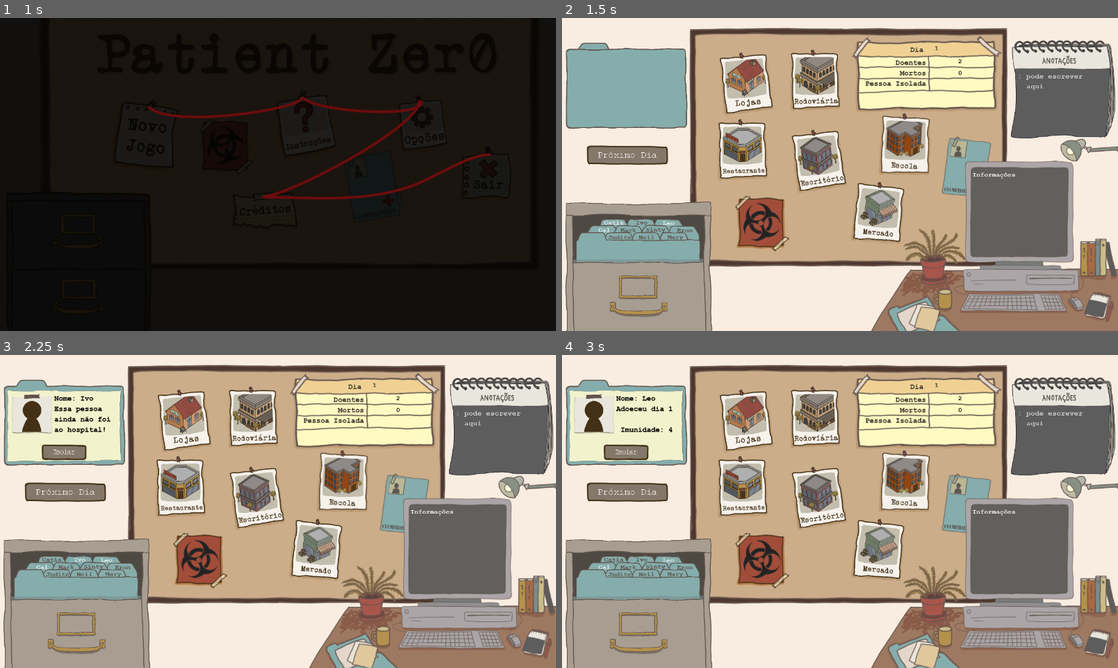
Above: before the commit, frames 1-4 (two rows, left to right).
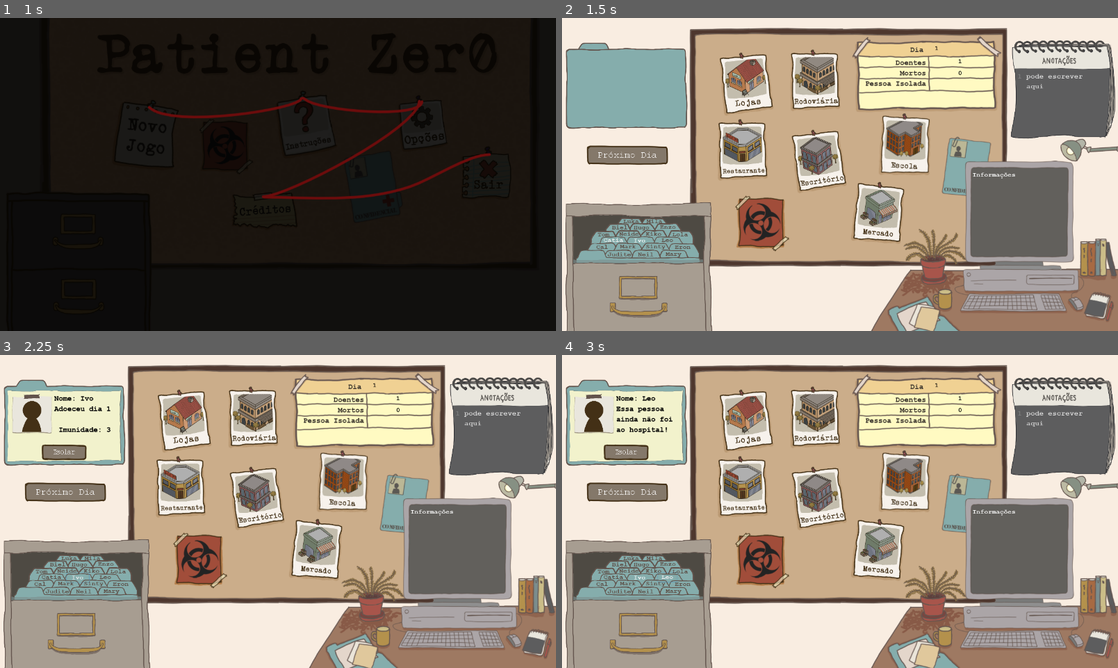
Above: after the commit, the same moments.

Repository: claraig/PatientZero
Game: Godot game, scene res://scenes/Menu.tscn
The game is run twice, just before and just after one commit, with the same random seed, the same clock (stepped at 60 frames per second) and the same inputs.
Inputs (mouse positions are in pixels of both pictures, inside the frame that each line leads up to):
- Up to frame 1 (1 s): click (144, 136) at 0.5 s
- Up to frame 2 (1.5 s): click "Catia" at 1.25 s
- Up to frame 3 (2.25 s): click "Ivo" at 2 s
- Up to frame 4 (3 s): click "Leo" at 2.75 s

Frame 1 is identical in both runs. In frame 2, 1.9% of the frame differs, in the area x 0-72%, y 13-100%; in frame 3, 2.1%; in frame 4, 2.1%.

Commit message:
dificulty level

Diff:
--- a/project.godot
+++ b/project.godot
@@ -17,6 +17,10 @@
 
 config/name="p_zero_menu"
 run/main_scene="res://scenes/Menu.tscn"
+
+[autoload]
+
+Configuracoes="*res://scripts/configuracoes.gd"
 
 [display]
 
--- a/scenes/town.tscn
+++ b/scenes/town.tscn
@@ -22,7 +22,7 @@
 [ext_resource path="res://Fonts/courier_bold.tres" type="DynamicFont" id=20]
 [ext_resource path="res://assets/autoral/notepad.png" type="Texture" id=21]
 [ext_resource path="res://assets/autoral/Fichas/ficha_aberta.png" type="Texture" id=22]
-[ext_resource path="res://assets/autoral/Fichas/arquivo.png" type="Texture" id=23]
+[ext_resource path="res://assets/autoral/Fichas/arquivo2.png" type="Texture" id=23]
 [ext_resource path="res://assets/autoral/Locais/shopping-hover.png" type="Texture" id=24]
 [ext_resource path="res://assets/autoral/Locais/escola-hover.png" type="Texture" id=25]
 [ext_resource path="res://assets/autoral/Locais/restaurante-hover.png" type="Texture" id=26]
@@ -67,6 +67,9 @@
 [ext_resource path="res://assets/autoral/Lugares/rodoviariaB.png" type="Texture" id=65]
 [ext_resource path="res://assets/menu/inicial/ficha.png" type="Texture" id=66]
 [ext_resource path="res://assets/menu/inicial/simbolo.png" type="Texture" id=67]
+[ext_resource path="res://assets/autoral/Fichas/arquivo-fundo.png" type="Texture" id=68]
+[ext_resource path="res://assets/autoral/Fichas/arquivo-muito-dificil.png" type="Texture" id=69]
+[ext_resource path="res://assets/autoral/Fichas/arquivo-dificil.png" type="Texture" id=70]
 
 [sub_resource type="GDScript" id=1]
 script/source = "extends Node2D
@@ -94,7 +97,7 @@
 
 	$canvas_jornal/bJornal.show() #background escuro
 	get_node('Sons/turno').play()
-	pessoas = get_node(\"Population\").get_children()
+	pessoas = get_node(\"Population\").listaPessoas
 	print(pessoas)
 	lugares = get_node(\"Places\").get_children()
 	_passarTurno()
@@ -306,30 +309,38 @@
 
 var isolado:String = \"\"
 var selecionado:String = \"\"
+var dificuldade:int
+var listaPessoas:Array
 
 # Called when the node enters the scene tree for the first time.
 func _ready():
+	dificuldade = get_node(\"/root/Configuracoes\").dificuldade
 	_inicializaPessoas()
 	_inicializarPacienteZero()
 	_printPessoas()
 
 
 func _inicializaPessoas():
-	var listaPessoas = get_children()
+	listaPessoas = get_children()
+	if(dificuldade >= 1):
+		print(\"add 1\")
+		listaPessoas+=get_parent().get_node(\"PopulationDificil\").get_children()
+	if (dificuldade == 2):
+		print(\"add 2\")
+		listaPessoas+=get_parent().get_node(\"PopulationMuitoDificil\").get_children()
 	for n in listaPessoas :
 		randomize()
 		n.imunidade = rand_range(3,5)
+		n.get_child(0).show()
 
 func _inicializarPacienteZero():
 	randomize()
-	var listaPessoas = get_children()
 	print(listaPessoas.size())
 	var sorteado = rand_range(0, listaPessoas.size())
 	listaPessoas[sorteado].pacienteZero = true
 
 
 func _printPessoas():
-	var listaPessoas = get_children()
 	for n in listaPessoas :
 		print(n.name)
 		print(\"Imunidade\")
@@ -341,7 +352,7 @@
 # Isolar pessoa
 
 func _on_Button_button_down():
-		for p in get_children():
+		for p in listaPessoas:
 			p.get_node(\"Button\").disabled = false
 			if(p.name == selecionado && !p.morta):
 				p.get_node(\"Button\").disabled = true
@@ -352,6 +363,18 @@
 # Called every frame. 'delta' is the elapsed time since the previous frame.
 #func _process(delta):
 #	pass
+
+
+func _on_dificil_ready():
+	if(get_node(\"/root/Configuracoes\").dificuldade < 1):
+		get_parent().get_node(\"Fichas/Arquivo/dificil\").hide()
+	pass # Replace with function body.
+
+
+func _on_muitoDificil_ready():
+	if(get_node(\"/root/Configuracoes\").dificuldade < 2):
+		get_parent().get_node(\"Fichas/Arquivo/muitoDificil\").hide()
+	pass # Replace with function body.
 "
 
 [sub_resource type="GDScript" id=9]
@@ -649,10 +672,24 @@
 texture = ExtResource( 22 )
 
 [node name="Arquivo" type="Sprite" parent="Fichas"]
-position = Vector2( 14.9935, 453.464 )
+position = Vector2( 14.9935, 454.824 )
 scale = Vector2( 0.288485, 0.288485 )
 z_index = -1
 texture = ExtResource( 23 )
+
+[node name="dificil" type="Sprite" parent="Fichas/Arquivo"]
+position = Vector2( -12.7405, 12.7406 )
+z_index = -1
+texture = ExtResource( 70 )
+
+[node name="muitoDificil" type="Sprite" parent="Fichas/Arquivo"]
+position = Vector2( 0, 5.09631 )
+z_index = -2
+texture = ExtResource( 69 )
+
+[node name="fundo" type="Sprite" parent="Fichas/Arquivo"]
+z_index = -3
+texture = ExtResource( 68 )
 
 [node name="painelFicha" type="Label" parent="Fichas"]
 margin_left = -37.4889
@@ -933,10 +970,10 @@
 script = SubResource( 9 )
 
 [node name="Button" type="Button" parent="Population/Catia"]
-margin_left = 91.0
-margin_top = 459.0
-margin_right = 148.0
-margin_bottom = 483.0
+margin_left = 90.4596
+margin_top = 498.987
+margin_right = 147.46
+margin_bottom = 522.987
 custom_fonts/font = ExtResource( 20 )
 custom_colors/font_color = Color( 0.360784, 0.298039, 0.266667, 1 )
 text = "Catia"
@@ -949,10 +986,10 @@
 script = SubResource( 9 )
 
 [node name="Button" type="Button" parent="Population/Ivo"]
-margin_left = 157.0
-margin_top = 459.0
-margin_right = 211.0
-margin_bottom = 483.0
+margin_left = 152.137
+margin_top = 499.527
+margin_right = 206.137
+margin_bottom = 523.527
 custom_fonts/font = ExtResource( 20 )
 custom_colors/font_color = Color( 0.360784, 0.298039, 0.266667, 1 )
 text = "Ivo"
@@ -965,10 +1002,10 @@
 script = SubResource( 9 )
 
 [node name="Button" type="Button" parent="Population/Leo"]
-margin_left = 222.0
-margin_top = 460.0
-margin_right = 269.0
-margin_bottom = 484.0
+margin_left = 218.758
+margin_top = 498.906
+margin_right = 265.758
+margin_bottom = 522.906
 custom_fonts/font = ExtResource( 20 )
 custom_colors/font_color = Color( 0.360784, 0.298039, 0.266667, 1 )
 text = "Leo"
@@ -981,10 +1018,10 @@
 script = SubResource( 9 )
 
 [node name="Button" type="Button" parent="Population/Cal"]
-margin_left = 68.0
-margin_top = 476.0
-margin_right = 127.0
-margin_bottom = 500.0
+margin_left = 64.2175
+margin_top = 514.906
+margin_right = 123.217
+margin_bottom = 538.906
 custom_fonts/font = ExtResource( 20 )
 custom_colors/font_color = Color( 0.360784, 0.298039, 0.266667, 1 )
 text = "Cal"
@@ -997,10 +1034,10 @@
 script = SubResource( 9 )
 
 [node name="Button" type="Button" parent="Population/Mark"]
-margin_left = 125.0
-margin_top = 476.0
-margin_right = 181.0
-margin_bottom = 500.0
+margin_left = 123.919
+margin_top = 513.825
+margin_right = 179.919
+margin_bottom = 537.825
 custom_fonts/font = ExtResource( 20 )
 custom_colors/font_color = Color( 0.360784, 0.298039, 0.266667, 1 )
 text = "Mark"
@@ -1014,9 +1051,9 @@
 
 [node name="Button" type="Button" parent="Population/Sinty"]
 margin_left = 186.0
-margin_top = 475.0
+margin_top = 513.906
 margin_right = 245.0
-margin_bottom = 499.0
+margin_bottom = 537.906
 custom_fonts/font = ExtResource( 20 )
 custom_colors/font_color = Color( 0.360784, 0.298039, 0.266667, 1 )
 text = "Sinty"
@@ -1029,10 +1066,10 @@
 script = SubResource( 9 )
 
 [node name="Button" type="Button" parent="Population/Eron"]
-margin_left = 256.0
-margin_top = 477.0
-margin_right = 310.0
-margin_bottom = 501.0
+margin_left = 251.137
+margin_top = 515.366
+margin_right = 305.137
+margin_bottom = 539.366
 custom_fonts/font = ExtResource( 20 )
 custom_colors/font_color = Color( 0.360784, 0.298039, 0.266667, 1 )
 text = "Eron"
@@ -1045,10 +1082,10 @@
 script = SubResource( 9 )
 
 [node name="Button" type="Button" parent="Population/Judite"]
-margin_left = 100.0
-margin_top = 493.0
-margin_right = 166.0
-margin_bottom = 517.0
+margin_left = 98.9193
+margin_top = 531.906
+margin_right = 164.919
+margin_bottom = 555.906
 custom_fonts/font = ExtResource( 20 )
 custom_colors/font_color = Color( 0.360784, 0.298039, 0.266667, 1 )
 text = "Judite"
@@ -1061,10 +1098,10 @@
 script = SubResource( 9 )
 
 [node name="Button" type="Button" parent="Population/Neil"]
-margin_left = 166.0
-margin_top = 493.0
-margin_right = 225.0
-margin_bottom = 517.0
+margin_left = 164.379
+margin_top = 531.906
+margin_right = 223.379
+margin_bottom = 555.906
 custom_fonts/font = ExtResource( 20 )
 custom_colors/font_color = Color( 0.360784, 0.298039, 0.266667, 1 )
 text = "Neil"
@@ -1077,14 +1114,175 @@
 script = SubResource( 9 )
 
 [node name="Button" type="Button" parent="Population/Mary"]
-margin_left = 234.0
-margin_top = 492.0
-margin_right = 288.0
-margin_bottom = 516.0
+margin_left = 230.217
+margin_top = 531.446
+margin_right = 284.217
+margin_bottom = 555.446
 custom_styles/disabled = SubResource( 10 )
 custom_fonts/font = ExtResource( 20 )
 custom_colors/font_color = Color( 0.360784, 0.298039, 0.266667, 1 )
 text = "Mary"
+flat = true
+__meta__ = {
+"_edit_use_anchors_": false
+}
+
+[node name="PopulationDificil" type="Node2D" parent="."]
+position = Vector2( 85.1284, 283.145 )
+z_index = -7
+
+[node name="Neide" type="Node" parent="PopulationDificil"]
+script = SubResource( 9 )
+
+[node name="Button" type="Button" parent="PopulationDificil/Neide"]
+visible = false
+margin_left = 125.591
+margin_top = 485.429
+margin_right = 182.591
+margin_bottom = 509.429
+custom_fonts/font = ExtResource( 20 )
+custom_colors/font_color = Color( 0.360784, 0.298039, 0.266667, 1 )
+text = "Neide"
+flat = true
+__meta__ = {
+"_edit_use_anchors_": false
+}
+
+[node name="Tom" type="Node" parent="PopulationDificil"]
+script = SubResource( 9 )
+
+[node name="Button" type="Button" parent="PopulationDificil/Tom"]
+visible = false
+margin_left = 69.0713
+margin_top = 485.56
+margin_right = 123.071
+margin_bottom = 509.56
+custom_fonts/font = ExtResource( 20 )
+custom_colors/font_color = Color( 0.360784, 0.298039, 0.266667, 1 )
+text = "Tom"
+flat = true
+__meta__ = {
+"_edit_use_anchors_": false
+}
+
+[node name="Lola" type="Node" parent="PopulationDificil"]
+script = SubResource( 9 )
+
+[node name="Button" type="Button" parent="PopulationDificil/Lola"]
+visible = false
+margin_left = 248.162
+margin_top = 486.409
+margin_right = 296.162
+margin_bottom = 510.409
+custom_fonts/font = ExtResource( 20 )
+custom_colors/font_color = Color( 0.360784, 0.298039, 0.266667, 1 )
+text = "Lola"
+flat = true
+__meta__ = {
+"_edit_use_anchors_": false
+}
+
+[node name="Kiko" type="Node" parent="PopulationDificil"]
+script = SubResource( 9 )
+
+[node name="Button" type="Button" parent="PopulationDificil/Kiko"]
+visible = false
+margin_left = 181.832
+margin_top = 484.767
+margin_right = 240.832
+margin_bottom = 508.767
+custom_fonts/font = ExtResource( 20 )
+custom_colors/font_color = Color( 0.360784, 0.298039, 0.266667, 1 )
+text = "Kiko"
+flat = true
+__meta__ = {
+"_edit_use_anchors_": false
+}
+
+[node name="PopulationMuitoDificil" type="Node2D" parent="."]
+position = Vector2( 85.1284, 283.145 )
+z_index = -7
+
+[node name="Biel" type="Node" parent="PopulationMuitoDificil"]
+script = SubResource( 9 )
+
+[node name="Button" type="Button" parent="PopulationMuitoDificil/Biel"]
+visible = false
+margin_left = 105.025
+margin_top = 470.17
+margin_right = 162.025
+margin_bottom = 494.17
+custom_fonts/font = ExtResource( 20 )
+custom_colors/font_color = Color( 0.360784, 0.298039, 0.266667, 1 )
+text = "Biel"
+flat = true
+__meta__ = {
+"_edit_use_anchors_": false
+}
+
+[node name="Hugo" type="Node" parent="PopulationMuitoDificil"]
+script = SubResource( 9 )
+
+[node name="Button" type="Button" parent="PopulationMuitoDificil/Hugo"]
+visible = false
+margin_left = 155.979
+margin_top = 470.302
+margin_right = 209.979
+margin_bottom = 494.302
+custom_fonts/font = ExtResource( 20 )
+custom_colors/font_color = Color( 0.360784, 0.298039, 0.266667, 1 )
+text = "Hugo"
+flat = true
+__meta__ = {
+"_edit_use_anchors_": false
+}
+
+[node name="Enzo" type="Node" parent="PopulationMuitoDificil"]
+script = SubResource( 9 )
+
+[node name="Button" type="Button" parent="PopulationMuitoDificil/Enzo"]
+visible = false
+margin_left = 220.298
+margin_top = 469.16
+margin_right = 268.298
+margin_bottom = 493.16
+custom_fonts/font = ExtResource( 20 )
+custom_colors/font_color = Color( 0.360784, 0.298039, 0.266667, 1 )
+text = "Enzo"
+flat = true
+__meta__ = {
+"_edit_use_anchors_": false
+}
+
+[node name="Luka" type="Node" parent="PopulationMuitoDificil"]
+script = SubResource( 9 )
+
+[node name="Button" type="Button" parent="PopulationMuitoDificil/Luka"]
+visible = false
+margin_left = 130.085
+margin_top = 456.24
+margin_right = 189.085
+margin_bottom = 480.24
+custom_fonts/font = ExtResource( 20 )
+custom_colors/font_color = Color( 0.360784, 0.298039, 0.266667, 1 )
+text = "Luka"
+flat = true
+__meta__ = {
+"_edit_use_anchors_": false
+}
+
+[node name="Mila" type="Node" parent="PopulationMuitoDificil"]
+script = SubResource( 9 )
+
+[node name="Button" type="Button" parent="PopulationMuitoDificil/Mila"]
+visible = false
+margin_left = 183.823
+margin_top = 456.24
+margin_right = 242.823
+margin_bottom = 480.24
+custom_fonts/font = ExtResource( 20 )
+custom_colors/font_color = Color( 0.360784, 0.298039, 0.266667, 1 )
+text = "Mila"
 flat = true
 __meta__ = {
 "_edit_use_anchors_": false
@@ -1280,6 +1478,8 @@
 "_edit_use_anchors_": false
 }
 [connection signal="gui_input" from="bloco de notas/TextEdit" to="." method="_on_TextEdit_gui_input"]
+[connection signal="ready" from="Fichas/Arquivo/dificil" to="Population" method="_on_dificil_ready"]
+[connection signal="ready" from="Fichas/Arquivo/muitoDificil" to="Population" method="_on_muitoDificil_ready"]
 [connection signal="button_down" from="Places/Lojas/TextureButton" to="Places/Lojas" method="_on_TextureButton_button_down"]
 [connection signal="pressed" from="Places/Lojas/botao" to="Places/Lojas" method="_on_botao_pressed"]
 [connection signal="button_down" from="Places/Escola/TextureButton" to="Places/Escola" method="_on_TextureButton_button_down"]
@@ -1302,8 +1502,17 @@
 [connection signal="button_down" from="Population/Judite/Button" to="Population/Judite" method="_on_Button_button_down"]
 [connection signal="button_down" from="Population/Neil/Button" to="Population/Neil" method="_on_Button_button_down"]
 [connection signal="button_down" from="Population/Mary/Button" to="Population/Mary" method="_on_Button_button_down"]
+[connection signal="button_down" from="PopulationDificil/Neide/Button" to="PopulationDificil/Neide" method="_on_Button_button_down"]
+[connection signal="button_down" from="PopulationDificil/Tom/Button" to="PopulationDificil/Tom" method="_on_Button_button_down"]
+[connection signal="button_down" from="PopulationDificil/Lola/Button" to="PopulationDificil/Lola" method="_on_Button_button_down"]
+[connection signal="button_down" from="PopulationDificil/Kiko/Button" to="PopulationDificil/Kiko" method="_on_Button_button_down"]
+[connection signal="button_down" from="PopulationMuitoDificil/Biel/Button" to="PopulationMuitoDificil/Biel" method="_on_Button_button_down"]
+[connection signal="button_down" from="PopulationMuitoDificil/Hugo/Button" to="PopulationMuitoDificil/Hugo" method="_on_Button_button_down"]
+[connection signal="button_down" from="PopulationMuitoDificil/Enzo/Button" to="PopulationMuitoDificil/Enzo" method="_on_Button_button_down"]
+[connection signal="button_down" from="PopulationMuitoDificil/Luka/Button" to="PopulationMuitoDificil/Luka" method="_on_Button_button_down"]
+[connection signal="button_down" from="PopulationMuitoDificil/Mila/Button" to="PopulationMuitoDificil/Mila" method="_on_Button_button_down"]
+[connection signal="button_down" from="NextTurn" to="canvas_jornal/jornal" method="_on_NextTurn_button_down"]
 [connection signal="button_down" from="NextTurn" to="." method="_on_NextTurn_button_down"]
-[connection signal="button_down" from="NextTurn" to="canvas_jornal/jornal" method="_on_NextTurn_button_down"]
 [connection signal="button_down" from="RetornaMenu" to="." method="_on_RetornaMenu_button_down"]
 [connection signal="button_down" from="Isolar" to="Population" method="_on_Button_button_down"]
 [connection signal="button_up" from="canvas_jornal/bJornal" to="." method="_on_bJornal_button_up"]
--- /dev/null
+++ b/scripts/configuracoes.gd
@@ -0,0 +1,20 @@
+extends Node
+
+
+# Declare member variables here. Examples:
+var dificuldade:int = 1
+
+
+# Called when the node enters the scene tree for the first time.
+func _ready():
+	dificuldade = 2
+	pass
+
+
+# Called every frame. 'delta' is the elapsed time since the previous frame.
+#func _process(delta):
+
+func adicionaDificuldade():
+	dificuldade+=1
+	if(dificuldade > 2):
+		dificuldade = 0;
Binary file added: assets/autoral/Fichas/arquivo-dificil.png
Binary file added: assets/autoral/Fichas/arquivo-fundo.png
Binary file added: assets/autoral/Fichas/arquivo-muito-dificil.png
Binary file added: assets/autoral/Fichas/arquivo2.png
Not shown: 1 places in scenes/town.tscn that only renumber resources
